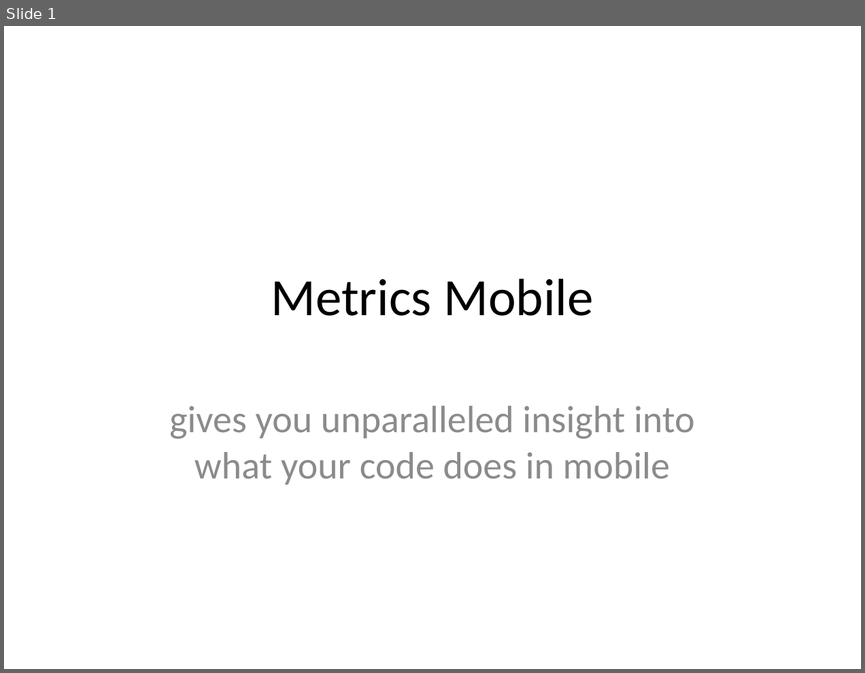
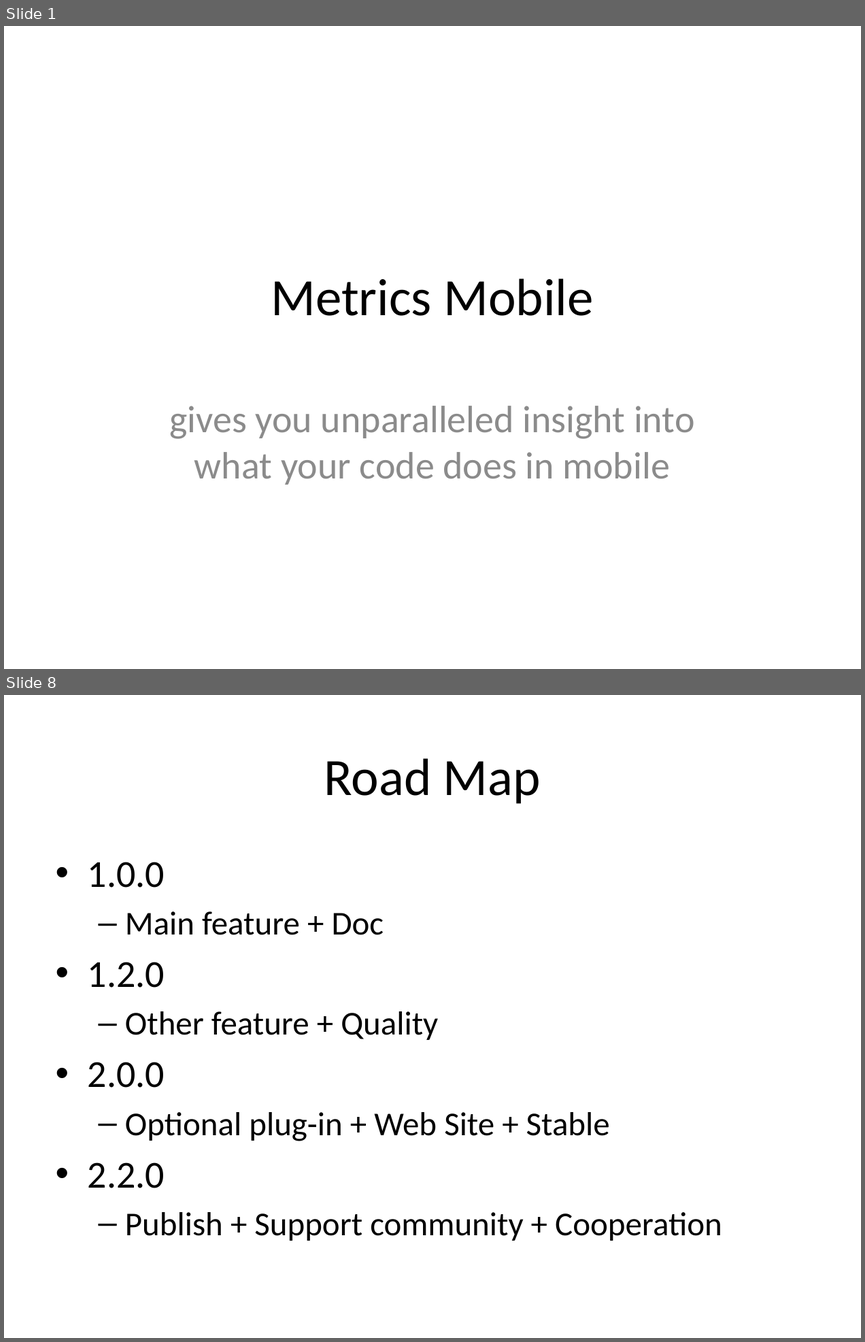
Before and after one commit to yankay/mobile-metrics, a slide deck: doc/metrics-mobile proposal.pptx. Shown one above the other, each under a label of ours: slide 1 before the commit, slides 1 and 8 after it; the slides between them are not shown. The pictures are 865x673 and 865x1342 pixels, drawn with LibreOffice and Linux fonts; fonts in the diff are those of the drawing. Boxes give left, top, right and bottom in pixels: in the first picture for what was removed or moved away, otherwise in the second. Text is boxed around its words. In the diff, an @@ line names an element or a change of style, - is before the commit and + after.

```diff
--- a/doc/metrics-mobile proposal.pptx
+++ b/doc/metrics-mobile proposal.pptx
@@ slide 8 added at box(4, 695, 861, 1338), background #FFFFFF @@
@@ title added at box(324, 758, 541, 804), 44 pt, text #000000 @@
+Road Map
@@ text added at box(88, 862, 722, 1240), 28 pt, text #000000 @@
+• 1.0.0
+  – Main feature + Doc
+• 1.2.0
+  – Other feature + Quality
+• 2.0.0
+  – Optional plug-in + Web Site + Stable
+• 2.2.0
+  – Publish + Support community + Cooperation
```
Also in this commit, not shown: 1 slide changed, 9 other slides added.
